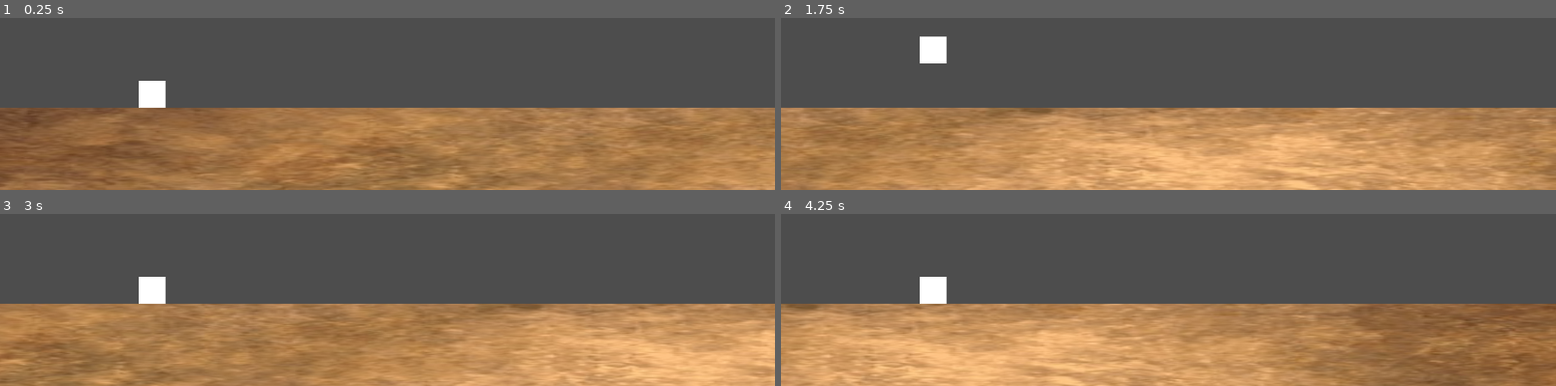
Above: before the commit, frames 1-4 (two rows, left to right).
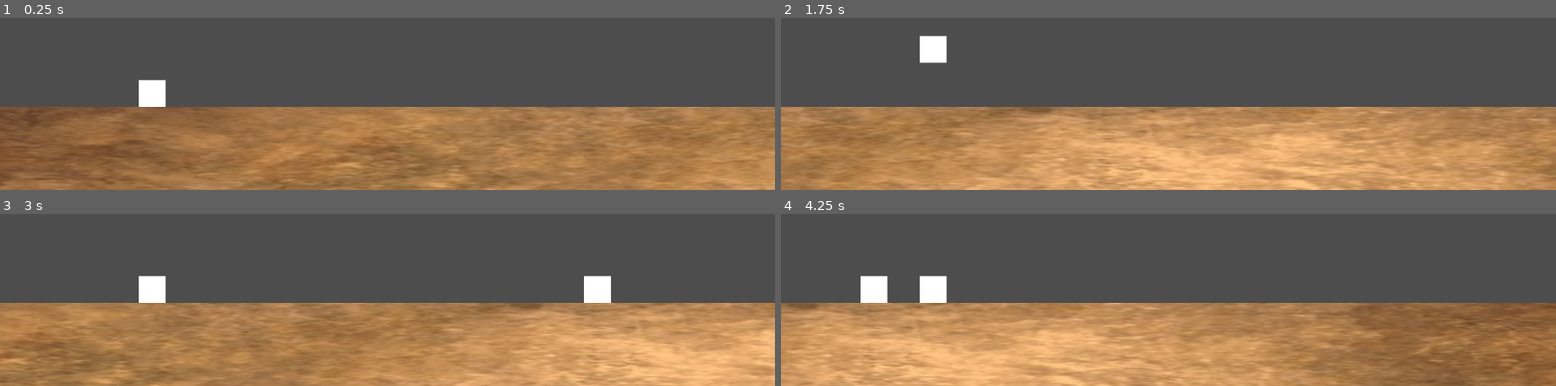
Above: after the commit, the same moments.

Repository: felhix/DinoAdventures
Game: Godot game, scene res://scenes/level/level.tscn
Two runs of this game, one before a commit and one after it. Both use one fixed random seed, a clock stepped at 60 frames per second and the inputs below.
Inputs:
- Up to frame 1 (0.25 s): no input
- Up to frame 2 (1.75 s): tap Enter (ui_accept) at 0.5, 0.77, 1.52 s
- Up to frame 3 (3 s): no input
- Up to frame 4 (4.25 s): tap Enter (ui_accept) at 3.02, 3.77 s

The runs differ from the first frame. In frame 1, 0.6% of the frame differs, in the area x 0-100%, y 35-88%; in frame 2, 0.6%; in frame 3, 1.1%; in frame 4, 1.2%, in the area x 0-100%, y 35-97%.

Commit message:
jumping and obstacles

Diff:
--- a/scenes/level/level.gd
+++ b/scenes/level/level.gd
@@ -1,15 +1,36 @@
 extends Node2D
+
+var obstacle_scene = preload("res://scenes/objects/obstacle.tscn")
 
 const speed : float = 10.0
 var screen_size : Vector2i
+var ground_height : int
 
 func _ready():
 	screen_size = get_window().size
+	ground_height = $Ground.get_node("Sprite2D").texture.get_height()
 
 func _process(delta: float) -> void:
 	$Player.position.x += speed
 	$Camera2D.position.x += speed
 
+
 	#update ground position
 	if $Camera2D.position.x - $Ground.position.x > screen_size.x * 1.5:
 		$Ground.position.x += screen_size.x
+
+func generate_obstacle():
+		var obs
+		obs = obstacle_scene.instantiate()
+		var obs_x : int = screen_size.x + $Player.position.x + 100
+		var obs_y : int = 0
+		add_obs(obs, obs_x, obs_y)
+
+func add_obs(obs, x, y):
+	obs.position = Vector2i(x, y)
+	add_child(obs)
+
+
+func _on_timer_timeout() -> void:
+	#generate obstacles
+	generate_obstacle()
--- a/scenes/level/level.tscn
+++ b/scenes/level/level.tscn
@@ -10,7 +10,13 @@
 [node name="Player" parent="." instance=ExtResource("1_8ufvj")]
 
 [node name="Ground" parent="." instance=ExtResource("2_kyehk")]
-position = Vector2(-9, 83)
+position = Vector2(-9, 82)
 
 [node name="Camera2D" type="Camera2D" parent="."]
 offset = Vector2(350, -200)
+
+[node name="Timer" type="Timer" parent="."]
+wait_time = 2.0
+autostart = true
+
+[connection signal="timeout" from="Timer" to="." method="_on_timer_timeout"]
